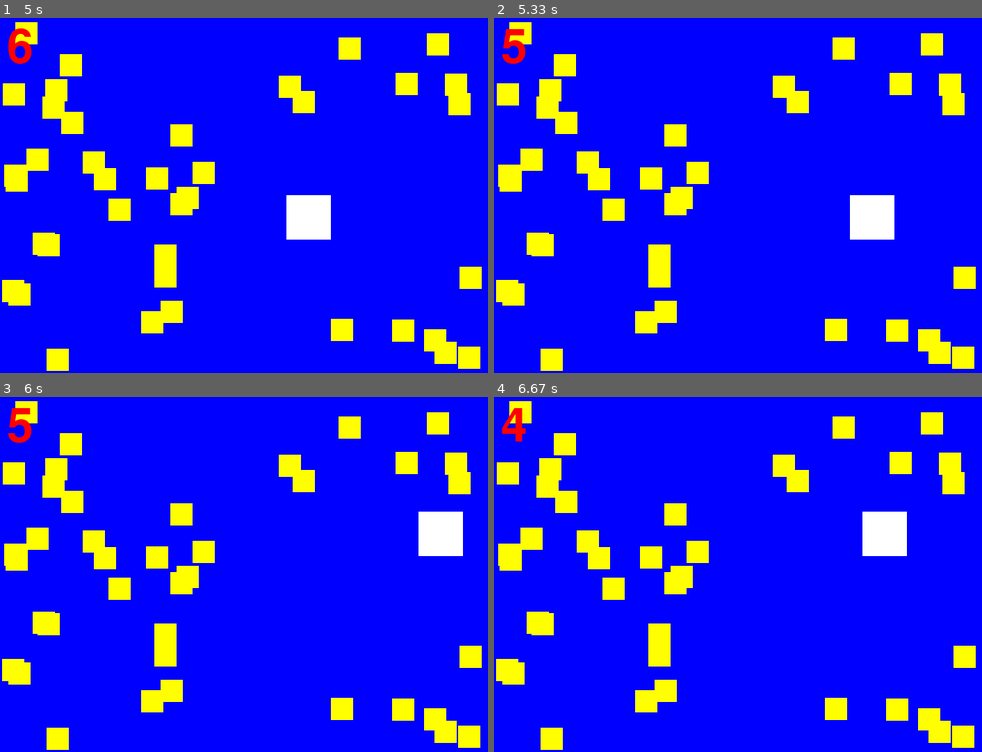
Above: before the commit, frames 1-4 (two rows, left to right).
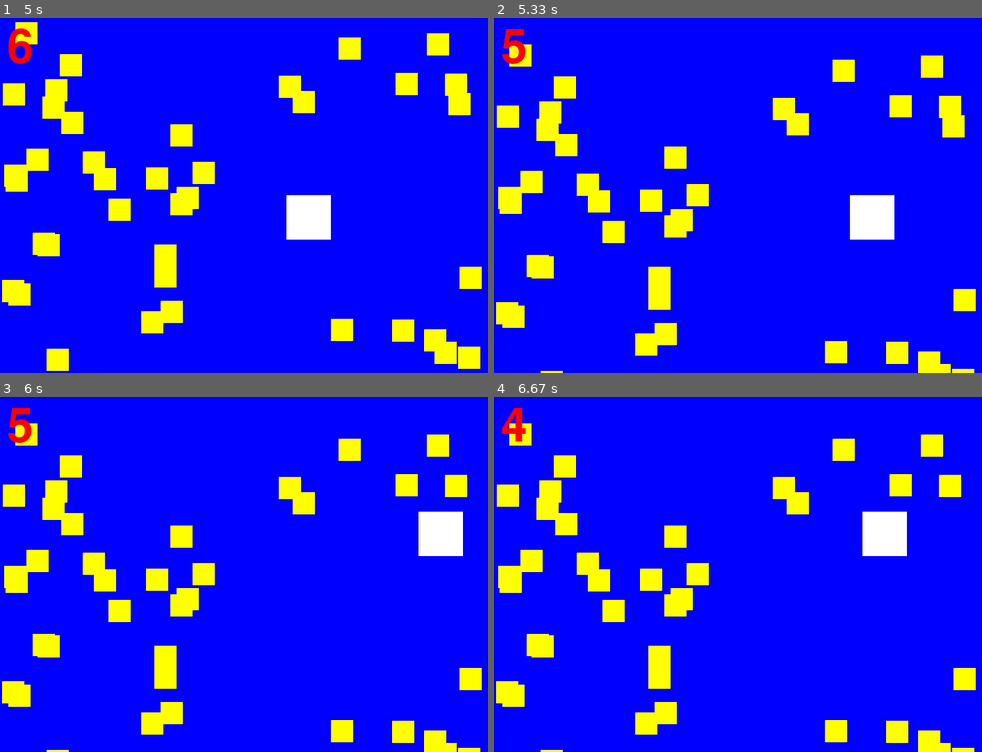
Above: after the commit, the same moments.

Repository: saegl5/myprojects
Game: pygame game, started from Codes/pygame_sprites_part_3_timer.py
The game is run twice, just before and just after one commit, with the same random seed, the same clock (stepped at 60 frames per second) and the same inputs.
Inputs:
- Up to frame 1 (5 s): hold Right 0.33-0.8 s; hold Up 0.83-1.13 s; hold Right 1.17-1.63 s; hold Left 1.67-2.2 s; hold Down 2.23-2.53 s; hold Left 2.57-2.97 s; hold Up 3-3.37 s; hold Right 3.4-4.03 s; hold Down 4.07-4.43 s; hold Left 4.47-4.93 s; hold Right from 4.97 s (still down)
- Up to frame 2 (5.33 s): keep holding Right
- Up to frame 3 (6 s): release Right at 5.43 s; hold Up 5.47-5.77 s; hold Right from 5.8 s (still down)
- Up to frame 4 (6.67 s): release Right at 6.27 s; hold Left from 6.3 s (still down)

Frame 1 is identical in both runs. In frame 2, 16% of the frame differs, in the area x 0-99%, y 1-100%; in frame 3, 16%; in frame 4, 16%.

Commit message:
moving sprites more slowly with timer

Diff:
--- a/Codes/pygame_sprites_part_3_timer.py
+++ b/Codes/pygame_sprites_part_3_timer.py
@@ -38,8 +38,9 @@
         pygame.draw.rect(self.image, COLOR, (0, 0, W, H), width=0) # draw shape on image, draw over entire image with (0, 0, W, H), where (0, 0) is located at image's top-left corner
         self.rect = self.image.get_rect() # pair image with rectangle object, where (rect.x, rect.y) is located at rectangle object's top-left corner
         # sprite consists of image and rectangle object
-    #### def update(self):
-        #### self.rect.y += 1 # increase y by 1 pixel
+    def update(self):
+        if timer % 5 == 0: # every 5 seconds
+            self.rect.y += 32 # increase sprites' rect.y by 32 pixels
         #### if self.rect.y > size[1]: # IF block has left the canvas, then reset block above canvas (assumes player block has not collided with it)
             #### self.reset_position()
     #### def reset_position(self):
@@ -62,8 +63,9 @@
             sys.exit() # exit entire process
         elif action.type == pygame.USEREVENT:
             timer -= 1 # decrement timer
+            blocks.update() # move "block" sprites downward
             if timer == 0:
-                pygame.time.set_timer(pygame.USEREVENT, 0) # stop timer
+                pygame.time.set_timer(pygame.USEREVENT, 0) # stop timer, "block" sprites stop moving too
         # --- Mouse/keyboard events
         elif action.type == pygame.KEYDOWN: # "elif" means else if
             if action.key == pygame.K_RIGHT: # note "action.key"
@@ -97,7 +99,6 @@
         #### score +=1 # increment score, resets each time
         #### print(score) # and print score to console
         #### block.reset_position()
-    #### block_list.update() # update each block in block_list
     # --------------
     screen.fill(BLUE) # clear the display
     # --- Drawing code
